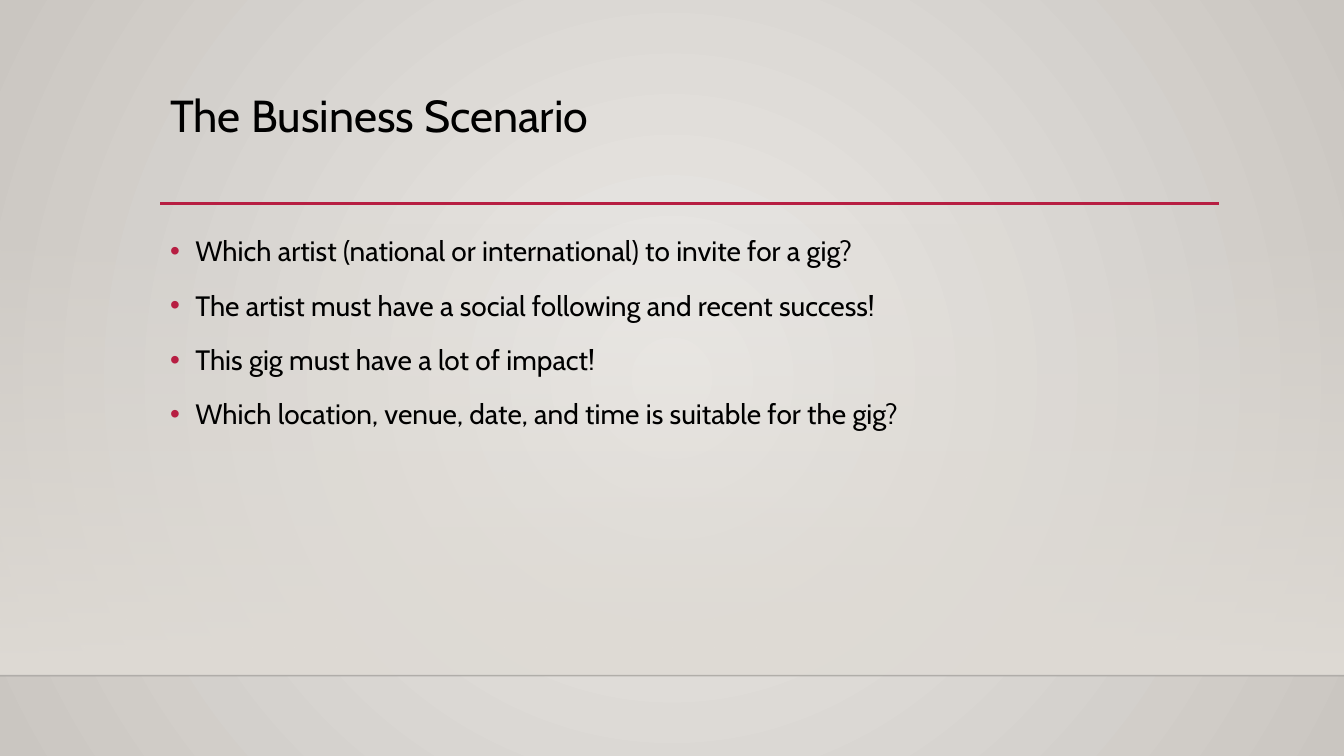
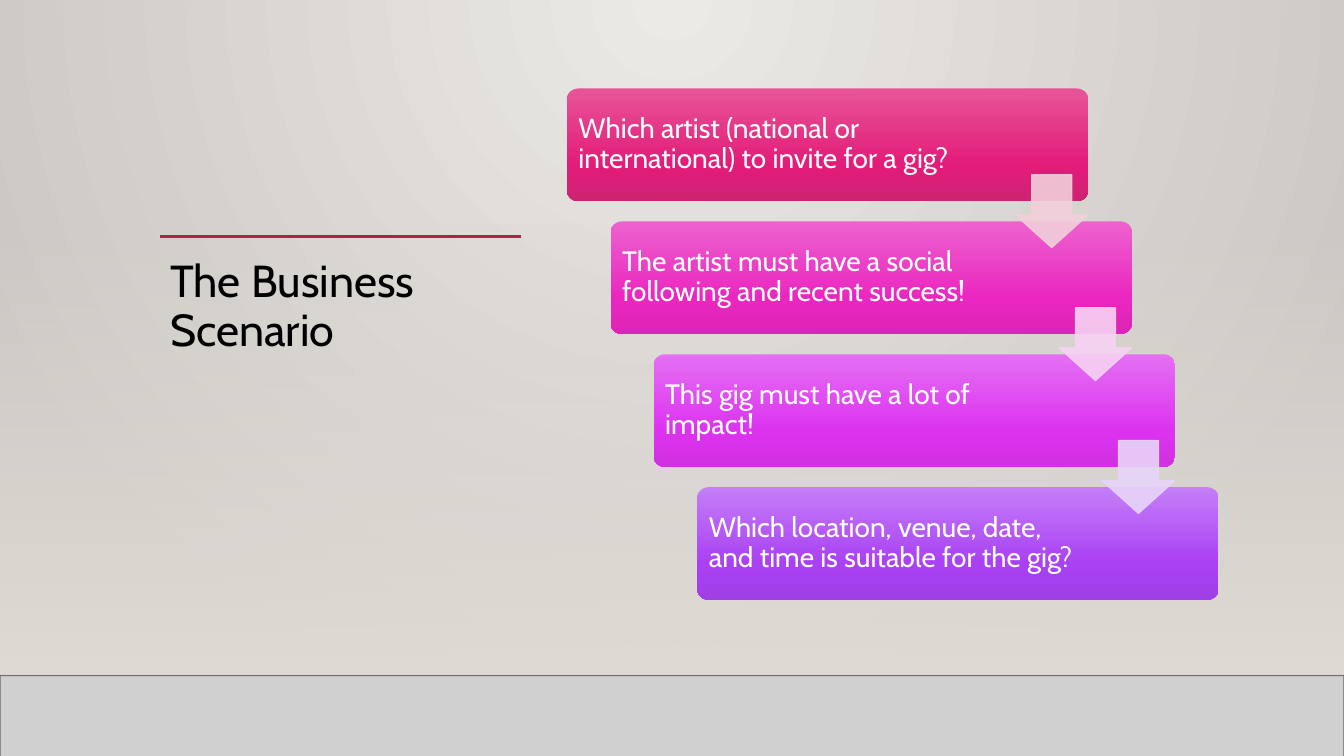
Before and after one commit to mahyarshu/Gigalytics, a slide deck: slide 6 of documents/Presentation/Innovators.pptx. Drawn at 1344x756 pixels with LibreOffice and Linux fonts; fonts in the diff are those of the drawing; grey boxes stand for pictures; background and template pictures are left out. Boxes give left, top, right and bottom in pixels: in the first picture for what was removed or moved away, otherwise in the second. Text is boxed around its words. In the diff, an @@ line names an element or a change of style, - is before the commit and + after.

```diff
--- a/documents/Presentation/Innovators.pptx
+++ b/documents/Presentation/Innovators.pptx
@@ rectangle added at [0,0,1344,756], fill gradient #ECEAE7 to #CAC7C1 @@
@@ rectangle added at [0,223,1344,676], fill gradient #DFDBD5 @@
@@ line added from (160, 237) to (521, 237), #B71E42 2.5 pt @@
@@ title "The Business Scenario" rewrapped from [170,98,588,133] to [170,263,414,347] @@
@@ text removed at [195,240,898,431] @@
-• Which artist (national or international) to invite for a gig?
-• The artist must have a social following and recent success!
-• This gig must have a lot of impact!
-• Which location, venue, date, and time is suitable for the gig?
@@ group added at [567,89,1219,600]: 4 rounded rectangles, 4 texts, 3 down arrows @@
+Which artist (national or international) to invite for a gig?
+The artist must have a social following and recent success!
+This gig must have a lot of impact!
+Which location, venue, date, and time is suitable for the gig?
@@ picture added at [0,676,1344,756] @@
@@ line added from (0, 676) to (1344, 676), #000001 1 pt @@
```
Also in this commit, not shown: 3 other slides changed, 20 slides added, 1 slide removed.
